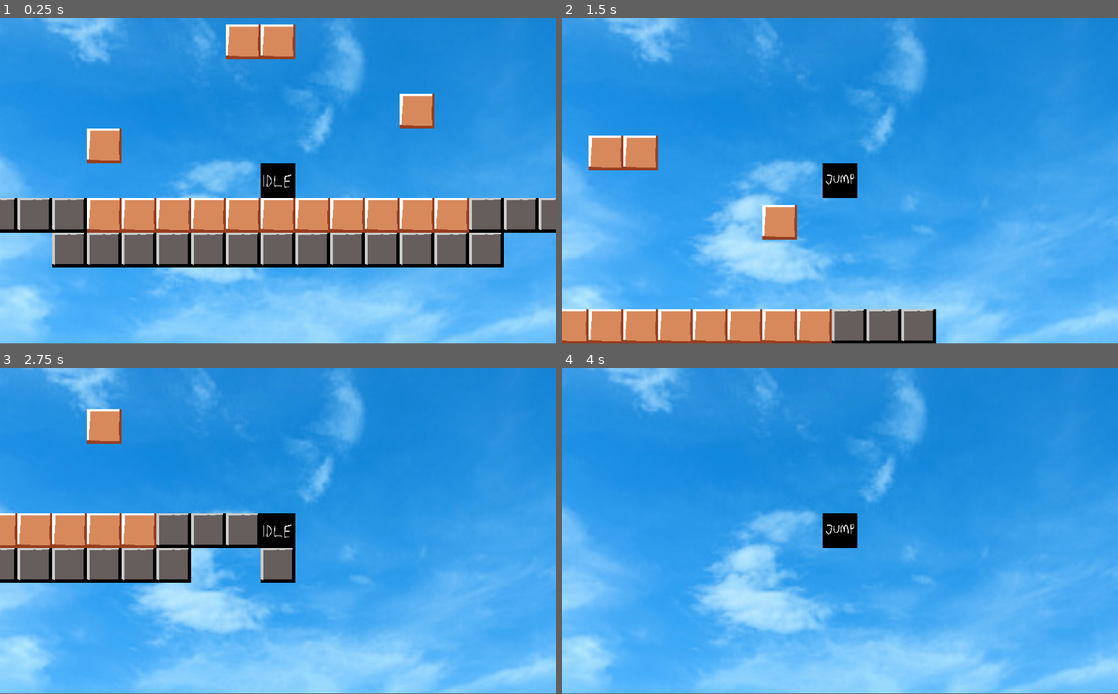
Above: before the commit, frames 1-4 (two rows, left to right).
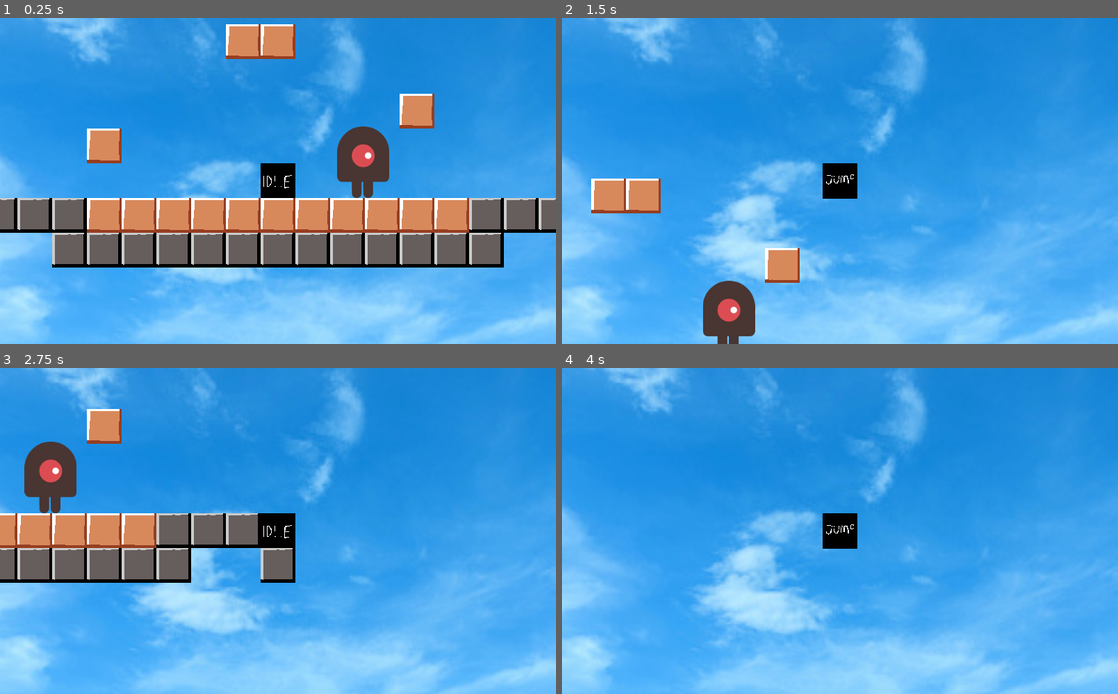
Above: after the commit, the same moments.

Repository: crawsoir/TBD-dragon-game
Game: Godot game, scene res://playground_env/scenes/playground/playground_scene.tscn
The game is run twice, just before and just after one commit, with the same random seed, the same clock (stepped at 60 frames per second) and the same inputs. Before the commit the project has no main scene; this scene is started directly in both runs.
Inputs:
- Up to frame 1 (0.25 s): no input
- Up to frame 2 (1.5 s): tap Enter at 0.5 s; hold Right (ui_right) from 0.53 s (still down); tap Up (ui_up) at 0.77 s
- Up to frame 3 (2.75 s): tap Up (ui_up) at 1.52 s; release Right (ui_right) at 2.03 s; hold Left (ui_left) from 2.03 s (still down)
- Up to frame 4 (4 s): tap Space at 2.75 s; release Left (ui_left) at 2.78 s; hold Right (ui_right) from 2.78 s (still down); tap Up (ui_up) at 3.02, 3.77 s
In our replay, the window is 800x468 before the commit and 800x469 after it. These sizes can differ from the game's own. Grey fills any space a smaller window leaves; there, only what the larger window draws over its background counts as a difference.

The runs differ from the first frame. In frame 1, 2.4% of the frame differs, in the area x 0-100%, y 1-100%; in frame 2, 12%, in the area x 0-100%, y 36-100%; in frame 3, 2.0%; in frame 4, 0.2%.

Commit message:
Implement Title Screen as well as Basic Dying Mechanics for the Player

Diff:
--- /dev/null
+++ b/TBD-dragon-game/Main.gd
@@ -0,0 +1,51 @@
+extends Node
+
+
+# Declare member variables here. Examples:
+# var a = 2
+# var b = "text"
+var game_scene = preload("res://playground_env/scenes/playground/playground_scene.tscn")
+var game_instance
+
+var death_menu_scene = preload("res://menus/DummyTestMenu.tscn") # TODO: replace
+var death_menu_instance
+
+# Called when the node enters the scene tree for the first time.
+func _ready():
+	pass # Replace with function body.
+
+
+# Called every frame. 'delta' is the elapsed time since the previous frame.
+#func _process(delta):
+#	pass
+
+
+# Title Screen functions
+func _on_TitleScreen_quit():
+	get_tree().quit()
+
+
+func _on_TitleScreen_start_game():
+	# Delete title screen
+	$TitleScreen.queue_free()
+	var game_instance = game_scene.instance()
+	add_child(game_instance)
+	# Add signals required for World here
+	# See https://docs.godotengine.org/en/stable/getting_started/step_by_step/signals.html#connecting-a-signal-via-code
+	game_instance.connect("character_died", self, "_on_World_character_died")
+
+
+func _on_TitleScreen_open_options():
+	print("Options button pressed but not yet implemented.")
+	# Can add an options instance when pressed.
+
+# TODO: Implement later when saving is made
+func _on_TitleScreen_continue_game():
+	print("Continue button pressed but not yet implemented.")
+
+# World Related functions and menus
+
+func _on_World_character_died():
+	var death_menu_instance = death_menu_scene.instance()
+	death_menu_instance.set_text("Died!")
+	add_child(death_menu_instance)
--- /dev/null
+++ b/TBD-dragon-game/Main.tscn
@@ -0,0 +1,14 @@
+[gd_scene load_steps=3 format=2]
+
+[ext_resource path="res://menus/TitleScreen.tscn" type="PackedScene" id=1]
+[ext_resource path="res://Main.gd" type="Script" id=2]
+
+[node name="Main" type="Node"]
+script = ExtResource( 2 )
+
+[node name="TitleScreen" parent="." instance=ExtResource( 1 )]
+
+[connection signal="continue_game" from="TitleScreen" to="." method="_on_TitleScreen_continue_game"]
+[connection signal="open_options" from="TitleScreen" to="." method="_on_TitleScreen_open_options"]
+[connection signal="quit" from="TitleScreen" to="." method="_on_TitleScreen_quit"]
+[connection signal="start_game" from="TitleScreen" to="." method="_on_TitleScreen_start_game"]
--- /dev/null
+++ b/TBD-dragon-game/menus/DummyTestMenu.gd
@@ -0,0 +1,22 @@
+extends CanvasLayer
+
+
+# Declare member variables here. Examples:
+# var a = 2
+# var b = "text"
+
+
+# Called when the node enters the scene tree for the first time.
+func _ready():
+	pass # Replace with function body.
+
+
+# Called every frame. 'delta' is the elapsed time since the previous frame.
+#func _process(delta):
+#	pass
+func set_text(text):
+	$Label.text = text
+
+
+func _on_Button_pressed():
+	queue_free()
--- /dev/null
+++ b/TBD-dragon-game/menus/DummyTestMenu.tscn
@@ -0,0 +1,38 @@
+[gd_scene load_steps=2 format=2]
+
+[ext_resource path="res://menus/DummyTestMenu.gd" type="Script" id=1]
+
+[node name="CanvasLayer" type="CanvasLayer"]
+script = ExtResource( 1 )
+
+[node name="ColorRect" type="ColorRect" parent="."]
+anchor_left = 0.5
+anchor_top = 0.5
+anchor_right = 0.5
+anchor_bottom = 0.5
+margin_left = -66.0
+margin_top = -20.0
+margin_right = 66.0
+margin_bottom = 82.0
+color = Color( 0, 0, 0, 1 )
+
+[node name="Label" type="Label" parent="."]
+anchor_left = 0.5
+anchor_top = 0.5
+anchor_right = 0.5
+anchor_bottom = 0.5
+margin_left = -31.0
+margin_top = -6.0
+margin_right = 36.0
+margin_bottom = 9.0
+text = "Test Menu"
+align = 1
+
+[node name="Button" type="Button" parent="."]
+margin_left = 455.0
+margin_top = 323.0
+margin_right = 567.0
+margin_bottom = 368.0
+text = "Close test menu"
+
+[connection signal="pressed" from="Button" to="." method="_on_Button_pressed"]
--- /dev/null
+++ b/TBD-dragon-game/menus/TitleScreen.gd
@@ -0,0 +1,35 @@
+extends CanvasLayer
+
+signal start_game
+signal continue_game
+signal open_options
+signal quit
+# Declare member variables here. Examples:
+# var a = 2
+# var b = "text"
+
+# Called when the node enters the scene tree for the first time.
+func _ready():
+	# Wish I could do fade-in transitions here, but that would be a nice-to-have
+	#$StartMenuButtons.hide()
+	#$Title.hide()
+	#yield(get_tree().create_timer(1), "timeout")
+	#$StartMenuButtons.show()
+	#$Title.show()
+	pass
+
+# Called every frame. 'delta' is the elapsed time since the previous frame.
+#func _process(delta):
+#	pass
+
+func _on_Start_pressed():
+	emit_signal("start_game")
+
+func _on_Continue_pressed():
+	emit_signal("continue_game")
+
+func _on_Options_pressed():
+	emit_signal("open_options")
+
+func _on_Quit_pressed():
+	emit_signal("quit")
--- /dev/null
+++ b/TBD-dragon-game/menus/TitleScreen.tscn
@@ -0,0 +1,106 @@
+[gd_scene load_steps=13 format=2]
+
+[ext_resource path="res://assets/placeholdertitlescreen.jpg" type="Texture" id=1]
+[ext_resource path="res://fonts/DTNouveau-Regular.otf" type="DynamicFontData" id=2]
+[ext_resource path="res://menus/TitleScreen.gd" type="Script" id=3]
+
+[sub_resource type="DynamicFont" id=1]
+size = 64
+font_data = ExtResource( 2 )
+
+[sub_resource type="DynamicFont" id=2]
+font_data = ExtResource( 2 )
+
+[sub_resource type="StyleBoxEmpty" id=3]
+
+[sub_resource type="DynamicFont" id=4]
+font_data = ExtResource( 2 )
+
+[sub_resource type="StyleBoxEmpty" id=5]
+
+[sub_resource type="DynamicFont" id=6]
+font_data = ExtResource( 2 )
+
+[sub_resource type="StyleBoxEmpty" id=7]
+
+[sub_resource type="DynamicFont" id=8]
+font_data = ExtResource( 2 )
+
+[sub_resource type="StyleBoxEmpty" id=9]
+
+[node name="TitleScreen" type="CanvasLayer"]
+script = ExtResource( 3 )
+
+[node name="TitleBackground" type="TextureRect" parent="."]
+anchor_right = 1.0
+anchor_bottom = 1.0
+texture = ExtResource( 1 )
+expand = true
+stretch_mode = 7
+
+[node name="Title" type="Label" parent="."]
+anchor_left = 0.1
+anchor_top = 0.1
+anchor_right = 0.1
+anchor_bottom = 0.1
+margin_left = -0.400002
+margin_right = 588.6
+margin_bottom = 72.0
+custom_colors/font_color = Color( 0.862745, 0.486275, 0.32549, 1 )
+custom_colors/font_outline_modulate = Color( 0.552941, 0.117647, 0.117647, 1 )
+custom_colors/font_color_shadow = Color( 0.129412, 0.0784314, 0.0784314, 1 )
+custom_fonts/font = SubResource( 1 )
+text = "TBD Dragon Game"
+
+[node name="StartMenuButtons" type="VBoxContainer" parent="."]
+anchor_left = 0.1
+anchor_top = 0.62
+anchor_right = 0.1
+anchor_bottom = 0.62
+margin_right = 280.0
+margin_bottom = 200.0
+custom_constants/separation = 15
+
+[node name="Start" type="Button" parent="StartMenuButtons"]
+margin_right = 280.0
+margin_bottom = 35.0
+rect_min_size = Vector2( 0, 35 )
+custom_fonts/font = SubResource( 2 )
+custom_styles/normal = SubResource( 3 )
+text = "    Start Game"
+align = 0
+
+[node name="Continue" type="Button" parent="StartMenuButtons"]
+margin_top = 50.0
+margin_right = 280.0
+margin_bottom = 85.0
+rect_min_size = Vector2( 0, 35 )
+custom_fonts/font = SubResource( 4 )
+custom_styles/normal = SubResource( 5 )
+text = "    Continue"
+align = 0
+
+[node name="Options" type="Button" parent="StartMenuButtons"]
+margin_top = 100.0
+margin_right = 280.0
+margin_bottom = 135.0
+rect_min_size = Vector2( 0, 35 )
+custom_fonts/font = SubResource( 6 )
+custom_styles/normal = SubResource( 7 )
+text = "    Options"
+align = 0
+
+[node name="Quit" type="Button" parent="StartMenuButtons"]
+margin_top = 150.0
+margin_right = 280.0
+margin_bottom = 185.0
+rect_min_size = Vector2( 0, 35 )
+custom_fonts/font = SubResource( 8 )
+custom_styles/normal = SubResource( 9 )
+text = "    Quit"
+align = 0
+
+[connection signal="pressed" from="StartMenuButtons/Start" to="." method="_on_Start_pressed"]
+[connection signal="pressed" from="StartMenuButtons/Continue" to="." method="_on_Continue_pressed"]
+[connection signal="pressed" from="StartMenuButtons/Options" to="." method="_on_Options_pressed"]
+[connection signal="pressed" from="StartMenuButtons/Quit" to="." method="_on_Quit_pressed"]
--- a/TBD-dragon-game/playground_env/entities/player/Player.gd
+++ b/TBD-dragon-game/playground_env/entities/player/Player.gd
@@ -7,6 +7,14 @@
 
 var velocity = Vector2.ZERO
 
+var max_hp = 5
+var hit_points = 5
+
+var alive = true # Needs to stay a bool
+
+signal death_triggered
+
+# Movement
 func _physics_process(delta):
 	get_input()
 
@@ -15,11 +23,15 @@
 		velocity.y += GRAVITY * delta
 	velocity = move_and_slide(velocity, Vector2.UP)
 
-	play_animation()
+	play_animation() # Selects animation being played based on the state of the player
 
 
 func get_input():
 	velocity.x = 0
+
+	if not alive: # Prevent velocity changes from user input if player is dead
+		return
+
 	if Input.is_action_pressed("ui_right"):
 		velocity.x += SPEED
 	if Input.is_action_pressed("ui_left"):
@@ -40,3 +52,21 @@
 		$AnimationPlayer.play("run")
 	else:
 		$AnimationPlayer.play("idle")
+
+# HP related
+func take_damage(damage:int):
+	print("Took damage!")
+	print("Current Hp is ", hit_points)
+	hit_points = clamp(hit_points - damage, 0, max_hp)
+	if hit_points <= 0:
+		print("Died!")
+		alive = false
+		emit_signal("death_triggered")
+
+func heal(points:int):
+	print("Healed!")
+	hit_points = clamp(hit_points + points, 0, max_hp)
+
+func _on_Area2D_body_entered(body):
+	if not body.get("allergy_damage") == null:
+		take_damage(body.get("allergy_damage"))
--- a/TBD-dragon-game/playground_env/entities/player/Player.tscn
+++ b/TBD-dragon-game/playground_env/entities/player/Player.tscn
@@ -81,6 +81,9 @@
 "values": [ 1 ]
 }
 
+[sub_resource type="RectangleShape2D" id=7]
+extents = Vector2( 31.5, 31 )
+
 [node name="Player" type="KinematicBody2D"]
 script = ExtResource( 2 )
 
@@ -101,3 +104,11 @@
 anims/idle = SubResource( 4 )
 anims/jump = SubResource( 5 )
 anims/run = SubResource( 6 )
+
+[node name="Area2D" type="Area2D" parent="."]
+
+[node name="CollisionShape2D" type="CollisionShape2D" parent="Area2D"]
+position = Vector2( 0.5, -1 )
+shape = SubResource( 7 )
+
+[connection signal="body_entered" from="Area2D" to="." method="_on_Area2D_body_entered"]
--- /dev/null
+++ b/TBD-dragon-game/playground_env/entities/temp_folder_harmful_block/HarmfulBlock.gd
@@ -0,0 +1,16 @@
+extends RigidBody2D
+# This is a test block to see if damage works
+
+# Declare member variables here. Examples:
+# var a = 2
+# var b = "text"
+var allergy_damage = 1
+
+# Called when the node enters the scene tree for the first time.
+func _ready():
+	pass # Replace with function body.
+
+
+# Called every frame. 'delta' is the elapsed time since the previous frame.
+#func _process(delta):
+#	pass
--- /dev/null
+++ b/TBD-dragon-game/playground_env/entities/temp_folder_harmful_block/HarmfulBlock.tscn
@@ -0,0 +1,20 @@
+[gd_scene load_steps=4 format=2]
+
+[ext_resource path="res://playground_env/entities/temp_folder_harmful_block/enemyWalking_1.png" type="Texture" id=1]
+[ext_resource path="res://playground_env/entities/temp_folder_harmful_block/HarmfulBlock.gd" type="Script" id=2]
+
+[sub_resource type="CapsuleShape2D" id=1]
+radius = 49.0
+height = 36.0
+
+[node name="HarmfulBlock" type="RigidBody2D"]
+mode = 1
+sleeping = true
+script = ExtResource( 2 )
+
+[node name="Sprite" type="Sprite" parent="."]
+rotation = 4.71239
+texture = ExtResource( 1 )
+
+[node name="CollisionShape2D" type="CollisionShape2D" parent="."]
+shape = SubResource( 1 )
--- /dev/null
+++ b/TBD-dragon-game/playground_env/scenes/playground/playground_scene.gd
@@ -0,0 +1,24 @@
+extends Node2D
+
+
+# Declare member variables here. Examples:
+# var a = 2
+# var b = "text"
+signal character_died
+
+# Called when the node enters the scene tree for the first time.
+func _ready():
+	pass # Replace with function body.
+
+
+# Called every frame. 'delta' is the elapsed time since the previous frame.
+#func _process(delta):
+#	pass
+
+func cleanup_upon_death():
+	# Do anything needed in the scene when the player dies
+	pass
+
+func _on_Player_death_triggered():
+	cleanup_upon_death()
+	emit_signal("character_died")
--- a/TBD-dragon-game/playground_env/scenes/playground/playground_scene.tscn
+++ b/TBD-dragon-game/playground_env/scenes/playground/playground_scene.tscn
@@ -1,10 +1,13 @@
-[gd_scene load_steps=4 format=2]
+[gd_scene load_steps=6 format=2]
 
 [ext_resource path="res://playground_env/scenes/playground/assets/tiles.tres" type="TileSet" id=1]
 [ext_resource path="res://playground_env/entities/player/Player.tscn" type="PackedScene" id=2]
 [ext_resource path="res://playground_env/scenes/playground/assets/sky.jpg" type="Texture" id=3]
+[ext_resource path="res://playground_env/scenes/playground/playground_scene.gd" type="Script" id=4]
+[ext_resource path="res://playground_env/entities/temp_folder_harmful_block/HarmfulBlock.tscn" type="PackedScene" id=5]
 
 [node name="World" type="Node2D"]
+script = ExtResource( 4 )
 
 [node name="Player" parent="." instance=ExtResource( 2 )]
 position = Vector2( -96, -32 )
@@ -19,3 +22,8 @@
 tile_set = ExtResource( 1 )
 format = 1
 tile_data = PoolIntArray( -262147, 0, 0, -262146, 0, 0, -196606, 0, 0, -65543, 0, 0, 65526, 1, 0, 65527, 1, 0, 65528, 1 …(363 unchanged characters)…
+
+[node name="HarmfulBlock" parent="." instance=ExtResource( 5 )]
+position = Vector2( 61, -66 )
+
+[connection signal="death_triggered" from="Player" to="." method="_on_Player_death_triggered"]
--- a/TBD-dragon-game/project.godot
+++ b/TBD-dragon-game/project.godot
@@ -11,7 +11,13 @@
 [application]
 
 config/name="TBD-dragon-game"
+run/main_scene="res://Main.tscn"
 config/icon="res://icon.png"
+
+[display]
+
+window/stretch/mode="2d"
+window/stretch/aspect="expand"
 
 [physics]
 
Binary file added: TBD-dragon-game/assets/placeholdertitlescreen.jpg
Not shown, added: TBD-dragon-game/assets/placeholdertitlescreen.jpg.import
Binary file added: TBD-dragon-game/fonts/DTNouveau-Regular.otf
Not shown: 1 places in TBD-dragon-game/playground_env/entities/player/Player.tscn that only renumber resources
Binary file added: TBD-dragon-game/playground_env/entities/temp_folder_harmful_block/enemyWalking_1.png
Not shown, added: TBD-dragon-game/playground_env/entities/temp_folder_harmful_block/enemyWalking_1.png.import
